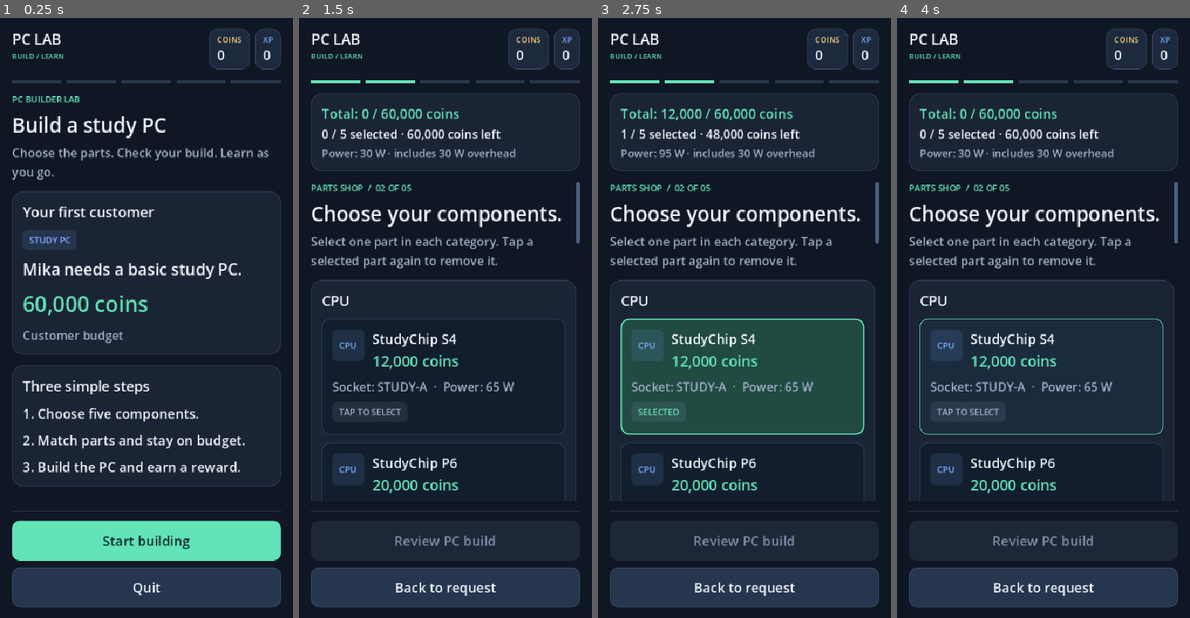
Above: before the commit, frames 1-4 (left to right).
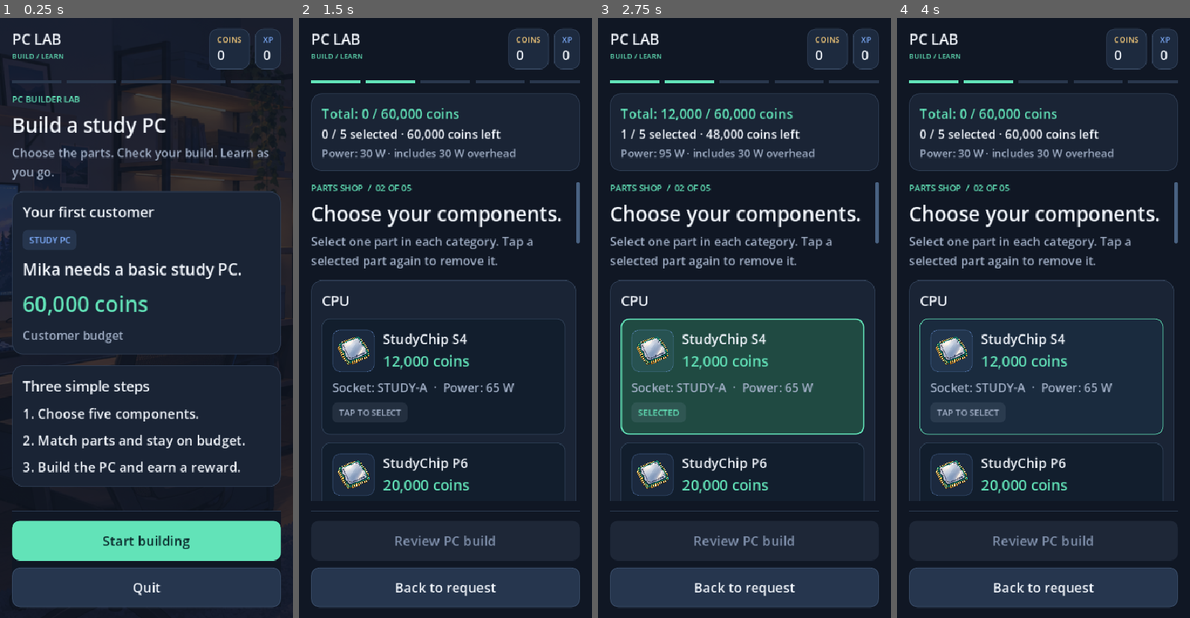
Above: after the commit, the same moments.

Repository: weebfetish/android-game
Game: Godot game, scene res://scenes/main.tscn
Two runs of this game, one before a commit and one after it. Both use one fixed random seed, a clock stepped at 60 frames per second and the inputs below.
Inputs (mouse positions are in pixels of both pictures, inside the frame that each line leads up to):
- Up to frame 1 (0.25 s): no input
- Up to frame 2 (1.5 s): click "Start building" at 0.5 s; click "Accept job" at 1.25 s
- Up to frame 3 (2.75 s): click (741, 378) at 2 s
- Up to frame 4 (4 s): click (1040, 498) at 2.75 s; click (1040, 378) at 3.5 s

The runs differ from the first frame. In frame 1, 4.1% of the frame differs, in the area x 0-100%, y 11-85%; in frame 2, 2.7%; in frame 3, 2.7%; in frame 4, 2.7%.

Commit message:
Integrate art assets and responsive visuals

Diff:
--- a/scripts/screens/customer_request.gd
+++ b/scripts/screens/customer_request.gd
@@ -1,6 +1,8 @@
 extends Control
 
 signal navigate(screen_name: String)
+
+var _portrait_frame: Control
 
 
 func _ready() -> void:
@@ -8,13 +10,38 @@
 		self, 1, "CUSTOMER REQUEST", "A desktop for studying",
 		"Help Mika get a reliable first PC."
 	)
-	var request := ScreenUI.card(body, GameState.customer_name)
-	request.add_child(ScreenUI.badge("STUDENT", ScreenUI.BLUE))
+	var request := ScreenUI.card(body, "")
+	var identity := HBoxContainer.new()
+	identity.name = "CustomerIdentityRow"
+	identity.add_theme_constant_override("separation", 16)
+	request.add_child(identity)
+	# A fixed frame keeps the large portrait from determining the page width.
+	_portrait_frame = Control.new()
+	_portrait_frame.name = "PortraitFrame"
+	_portrait_frame.clip_contents = true
+	_portrait_frame.size_flags_vertical = Control.SIZE_SHRINK_CENTER
+	identity.add_child(_portrait_frame)
+	var portrait := ArtAssets.texture_rect(ArtAssets.MIKA, Vector2.ZERO)
+	portrait.name = "MikaPortrait"
+	_portrait_frame.add_child(portrait)
+	portrait.set_anchors_and_offsets_preset(Control.PRESET_FULL_RECT)
+	_resize_portrait()
+	resized.connect(_resize_portrait)
+
+	var details := VBoxContainer.new()
+	details.name = "CustomerDetails"
+	details.size_flags_horizontal = Control.SIZE_EXPAND_FILL
+	details.add_theme_constant_override("separation", 8)
+	identity.add_child(details)
+	details.add_child(ScreenUI.label(GameState.customer_name, 28))
+	details.add_child(ScreenUI.badge("STUDENT", ScreenUI.BLUE))
+	details.add_child(ScreenUI.label("Budget", 18, ScreenUI.MUTED))
+	details.add_child(ScreenUI.label("%s coins" % ScreenUI.money(GameState.customer_budget), 24, ScreenUI.ACCENT))
 	request.add_child(ScreenUI.label(GameState.customer_request, 20))
-	request.add_child(ScreenUI.label("Budget", 18, ScreenUI.MUTED))
-	request.add_child(ScreenUI.label("%s coins" % ScreenUI.money(GameState.customer_budget), 32, ScreenUI.ACCENT))
 	request.add_child(ScreenUI.label("Reward on success", 18, ScreenUI.MUTED))
 	request.add_child(ScreenUI.label("+%s coins  ·  +%s XP" % [ScreenUI.money(GameState.reward_coins), ScreenUI.money(GameState.reward_xp)], 20, ScreenUI.WARNING))
+	UiMotion.fade_in(request.get_parent() as Control)
+	UiMotion.fade_slide(portrait)
 
 	var requirements := ScreenUI.card(body, "Your build checklist")
 	requirements.add_child(ScreenUI.label("CPU socket and RAM type match the motherboard.", 20))
@@ -34,6 +61,10 @@
 	actions.add_child(menu_button)
 
 
+func _resize_portrait() -> void:
+	_portrait_frame.custom_minimum_size = Vector2(96, 128) if ScreenUI.is_compact(self) else Vector2(120, 160)
+
+
 func _open_shop() -> void:
 	navigate.emit("parts_shop")
 
--- a/scripts/screens/result_screen.gd
+++ b/scripts/screens/result_screen.gd
@@ -58,6 +58,7 @@
 	style.content_margin_top = 16
 	style.content_margin_bottom = 16
 	var banner_panel: PanelContainer = banner.get_parent()
+	banner_panel.name = "ResultBanner"
 	banner_panel.add_theme_stylebox_override("panel", style)
 	banner.add_child(ScreenUI.badge("BUILD VERIFIED" if success else "BUILD NEEDS CHANGES", status_color))
 	banner.add_child(ScreenUI.label("SUCCESS" if success else "FAILURE", 32, status_color))
@@ -68,6 +69,8 @@
 		var issue_count: int = result.get("reasons", PackedStringArray()).size()
 		banner.add_child(ScreenUI.label("%d %s to fix." % [issue_count, "issue" if issue_count == 1 else "issues"], 24))
 		banner.add_child(ScreenUI.label("Change the highlighted parts, then check your PC again.", 20))
+	# A short fade marks the report without moving layout or delaying its buttons.
+	UiMotion.fade_in(banner_panel)
 
 
 func _add_checks(parent: Node, checks: Array) -> void:
--- /dev/null
+++ b/scripts/ui/art_assets.gd
@@ -0,0 +1,29 @@
+class_name ArtAssets
+extends RefCounted
+## Shared textures: each category image is reused by both part cards.
+
+const MIKA: Texture2D = preload("res://assets/characters/mika.png")
+const WORKSHOP: Texture2D = preload("res://assets/backgrounds/workshop_room.png")
+const PART_ICONS: Dictionary = {
+	"cpu": preload("res://assets/icons/cpu.png"),
+	"motherboard": preload("res://assets/icons/motherboard.png"),
+	"ram": preload("res://assets/icons/ram.png"),
+	"ssd": preload("res://assets/icons/ssd.png"),
+	"psu": preload("res://assets/icons/psu.png"),
+}
+
+
+static func component_icon(category: String) -> Texture2D:
+	return PART_ICONS.get(category)
+
+
+static func texture_rect(texture: Texture2D, minimum_size: Vector2) -> TextureRect:
+	var image := TextureRect.new()
+	image.texture = texture
+	# Source resolution must not force a large mobile layout.
+	image.expand_mode = TextureRect.EXPAND_IGNORE_SIZE
+	image.stretch_mode = TextureRect.STRETCH_KEEP_ASPECT_CENTERED
+	image.custom_minimum_size = minimum_size
+	image.mouse_filter = Control.MOUSE_FILTER_IGNORE
+	image.texture_filter = CanvasItem.TEXTURE_FILTER_LINEAR
+	return image
--- a/scripts/ui/part_choice_card.gd
+++ b/scripts/ui/part_choice_card.gd
@@ -5,6 +5,10 @@
 var _content: VBoxContainer
 var _selection_text: Label
 var _selection_badge: PanelContainer
+var _icon: TextureRect
+var _selection_tween: Tween
+var _last_selected: bool = false
+var _has_selection_state: bool = false
 
 
 func _init(part: PartData) -> void:
@@ -34,10 +38,18 @@
 	var heading := HBoxContainer.new()
 	heading.add_theme_constant_override("separation", 12)
 	_content.add_child(heading)
-	var tile := ScreenUI.badge(_component_code(part.category), ScreenUI.BLUE)
-	tile.custom_minimum_size = Vector2(48, 48)
-	tile.size_flags_vertical = Control.SIZE_SHRINK_BEGIN
-	heading.add_child(tile)
+	var icon_frame := PanelContainer.new()
+	icon_frame.name = "PartIconFrame"
+	icon_frame.custom_minimum_size = Vector2(64, 64)
+	icon_frame.size_flags_vertical = Control.SIZE_SHRINK_BEGIN
+	var icon_style := _card_style(Color(ScreenUI.BLUE, 0.08), Color(ScreenUI.BLUE, 0.25))
+	for side in ["left", "top", "right", "bottom"]:
+		icon_style.set("content_margin_" + side, 6)
+	icon_frame.add_theme_stylebox_override("panel", icon_style)
+	heading.add_child(icon_frame)
+	_icon = ArtAssets.texture_rect(ArtAssets.component_icon(part.category), Vector2(52, 52))
+	_icon.name = "PartIcon"
+	icon_frame.add_child(_icon)
 	var name_and_price := VBoxContainer.new()
 	name_and_price.size_flags_horizontal = Control.SIZE_EXPAND_FILL
 	name_and_price.add_theme_constant_override("separation", 4)
@@ -73,6 +85,25 @@
 func _update_selection_badge(selected: bool) -> void:
 	_selection_text.text = "SELECTED" if selected else "TAP TO SELECT"
 	_selection_text.add_theme_color_override("font_color", ScreenUI.ACCENT if selected else ScreenUI.MUTED)
+	# The first update restores saved selections without playing an animation.
+	if not _has_selection_state:
+		_has_selection_state = true
+		_last_selected = selected
+		return
+	if selected == _last_selected:
+		return
+	_last_selected = selected
+	_reset_selection_pop()
+	if selected and is_inside_tree():
+		_icon.pivot_offset = _icon.size * 0.5
+		_selection_tween = UiMotion.pop(_icon)
+
+
+func _reset_selection_pop() -> void:
+	if _selection_tween != null and _selection_tween.is_valid():
+		_selection_tween.kill()
+	_selection_tween = null
+	_icon.scale = Vector2.ONE
 
 
 func _ignore_mouse_on_children(parent: Node) -> void:
@@ -82,10 +113,6 @@
 		_ignore_mouse_on_children(child)
 
 
-func _component_code(category: String) -> String:
-	return "MB" if category == "motherboard" else category.to_upper()
-
-
 func _card_style(fill: Color, border: Color, border_width: int = 1) -> StyleBoxFlat:
 	var style := StyleBoxFlat.new()
 	style.bg_color = fill
--- a/scripts/ui/screen_ui.gd
+++ b/scripts/ui/screen_ui.gd
@@ -23,6 +23,8 @@
 	background.mouse_filter = Control.MOUSE_FILTER_IGNORE
 	background.set_anchors_and_offsets_preset(Control.PRESET_FULL_RECT)
 	root.add_child(background)
+	if step == 0 or step == 1:
+		_add_workshop_background(root)
 
 	var margin := MarginContainer.new()
 	margin.set_anchors_and_offsets_preset(Control.PRESET_FULL_RECT)
@@ -94,6 +96,20 @@
 	return body
 
 
+static func _add_workshop_background(root: Control) -> void:
+	var image := ArtAssets.texture_rect(ArtAssets.WORKSHOP, Vector2.ZERO)
+	image.name = "WorkshopBackground"
+	image.stretch_mode = TextureRect.STRETCH_KEEP_ASPECT_COVERED
+	image.set_anchors_and_offsets_preset(Control.PRESET_FULL_RECT)
+	root.add_child(image)
+	var overlay := ColorRect.new()
+	overlay.name = "WorkshopOverlay"
+	overlay.color = Color(BACKGROUND, 0.80)
+	overlay.mouse_filter = Control.MOUSE_FILTER_IGNORE
+	overlay.set_anchors_and_offsets_preset(Control.PRESET_FULL_RECT)
+	root.add_child(overlay)
+
+
 static func is_compact(root: Control) -> bool:
 	return root.size.x < COMPACT_WIDTH
 
--- /dev/null
+++ b/scripts/ui/ui_motion.gd
@@ -0,0 +1,30 @@
+class_name UiMotion
+extends RefCounted
+## Short, one-shot presentation tweens. No motion changes game state.
+
+
+static func fade_in(target: Control, duration: float = 0.18) -> Tween:
+	target.modulate.a = 0.0
+	var tween := target.create_tween()
+	tween.tween_property(target, "modulate:a", 1.0, duration)
+	return tween
+
+
+static func fade_slide(target: Control, distance: float = 6.0, duration: float = 0.22) -> Tween:
+	# Use inside a plain Control frame so containers still own page layout.
+	var resting_position := target.position
+	target.position.y += distance
+	target.modulate.a = 0.0
+	var tween := target.create_tween().set_parallel(true)
+	tween.set_trans(Tween.TRANS_SINE).set_ease(Tween.EASE_OUT)
+	tween.tween_property(target, "position", resting_position, duration)
+	tween.tween_property(target, "modulate:a", 1.0, duration)
+	return tween
+
+
+static func pop(target: Control) -> Tween:
+	target.scale = Vector2.ONE
+	var tween := target.create_tween().set_trans(Tween.TRANS_SINE)
+	tween.tween_property(target, "scale", Vector2.ONE * 1.06, 0.08).set_ease(Tween.EASE_OUT)
+	tween.tween_property(target, "scale", Vector2.ONE, 0.12).set_ease(Tween.EASE_IN_OUT)
+	return tween
--- a/tests/run_tests.gd
+++ b/tests/run_tests.gd
@@ -4,6 +4,15 @@
 
 const Catalog = preload("res://scripts/data/parts_catalog.gd")
 const Validator = preload("res://scripts/build_validator.gd")
+const ART_PATHS: Dictionary = {
+	"cpu": "res://assets/icons/cpu.png",
+	"motherboard": "res://assets/icons/motherboard.png",
+	"ram": "res://assets/icons/ram.png",
+	"ssd": "res://assets/icons/ssd.png",
+	"psu": "res://assets/icons/psu.png",
+	"mika": "res://assets/characters/mika.png",
+	"workshop": "res://assets/backgrounds/workshop_room.png",
+}
 
 var _checks: int = 0
 var _failures: int = 0
@@ -19,6 +28,7 @@
 	await process_frame
 	_test_catalog()
 	_test_validation()
+	_test_art_assets()
 	var state: Node = root.get_node_or_null("GameState")
 	_check(state != null, "GameState autoload is available")
 	if state != null:
@@ -27,6 +37,7 @@
 		await _test_pc_build_slots(state)
 		await _test_scene_flow(state)
 		await _test_responsive_pages(state)
+		await _test_art_pages(state)
 	print("\nPrototype tests: %d checks, %d failures." % [_checks, _failures])
 	quit(0 if _failures == 0 else 1)
 
@@ -410,6 +421,169 @@
 	_check(_selected_choices_have_badges(main, state), "Returning from a failed portrait build preserves selected cards")
 
 
+func _test_art_assets() -> void:
+	for key in ART_PATHS:
+		var path: String = ART_PATHS[key]
+		_check(ResourceLoader.exists(path), "%s art exists at its normalized PNG path" % key)
+		var texture: Texture2D = load(path) as Texture2D
+		_check(texture != null, "%s art imports as a Texture2D" % key)
+		if texture == null:
+			continue
+		var cached: Texture2D
+		var limit: int = 256
+		if key == "mika":
+			cached = ArtAssets.MIKA
+			limit = 512
+		elif key == "workshop":
+			cached = ArtAssets.WORKSHOP
+			limit = 1280
+		else:
+			cached = ArtAssets.component_icon(key)
+		_check(cached == texture, "%s art uses the shared cached texture" % key)
+		_check(texture.get_width() > 0 and texture.get_height() > 0 and texture.get_width() <= limit and texture.get_height() <= limit,
+			"%s imported texture stays within its %d-pixel limit" % [key, limit])
+		# Compare with the source PNG without loading it as a runtime resource.
+		var source := Image.new()
+		var source_error: Error = source.load_png_from_buffer(FileAccess.get_file_as_bytes(path))
+		var imported_aspect: float = float(texture.get_width()) / texture.get_height()
+		var source_aspect: float = float(source.get_width()) / maxi(1, source.get_height())
+		_check(source_error == OK and not source.is_empty() and absf(imported_aspect - source_aspect) < 0.01,
+			"%s texture import preserves the source aspect ratio" % key)
+
+
+func _test_art_pages(state: Node) -> void:
+	# Keep the original fast button flow unchanged. These extra checks wait only
+	# when they inspect the final appearance of a short entry animation.
+	var previous_size: Vector2i = root.size
+	var previous_scale_size: Vector2i = root.content_scale_size
+	for viewport_size in [Vector2i(1180, 780), Vector2i(360, 800), Vector2i(440, 900)]:
+		root.content_scale_size = viewport_size
+		root.size = viewport_size
+		state.start_new_request()
+		var menu: Control = load("res://scenes/screens/main_menu.tscn").instantiate()
+		root.add_child(menu)
+		await _advance_frames()
+		_check_workshop_background(menu)
+		menu.queue_free()
+		await _advance_frames()
+
+		var request: Control = load("res://scenes/screens/customer_request.tscn").instantiate()
+		root.add_child(request)
+		await _advance_frames()
+		await create_timer(0.3).timeout
+		_check_workshop_background(request)
+		_check_customer_portrait(request, state)
+		request.queue_free()
+		await _advance_frames()
+
+		_select_state_parts(state, _parts())
+		var shop: Control = load("res://scenes/screens/parts_shop.tscn").instantiate()
+		root.add_child(shop)
+		await _advance_frames()
+		_check_part_icons(shop)
+		await _test_selection_motion(shop, state)
+		shop.queue_free()
+		await _advance_frames()
+
+		for success in [true, false]:
+			state.start_new_request()
+			_select_state_parts(state, _parts() if success else _parts("cpu_s4", "board_a", "ram_ddr5"))
+			state.evaluate_build()
+			var result: Control = load("res://scenes/screens/result_screen.tscn").instantiate()
+			root.add_child(result)
+			await _advance_frames()
+			await _check_result_motion(result, success)
+			result.queue_free()
+			await _advance_frames()
+	state.start_new_request()
+	root.size = previous_size
+	root.content_scale_size = previous_scale_size
+	await _advance_frames()
+
+
+func _check_workshop_background(page: Control) -> void:
+	var background: TextureRect = page.find_child("WorkshopBackground", true, false) as TextureRect
+	var overlay: ColorRect = page.find_child("WorkshopOverlay", true, false) as ColorRect
+	_check(background != null and background.texture == ArtAssets.WORKSHOP and background.expand_mode == TextureRect.EXPAND_IGNORE_SIZE and background.stretch_mode == TextureRect.STRETCH_KEEP_ASPECT_COVERED,
+		"The workshop background fills the page while preserving its aspect ratio")
+	_check(background != null and overlay != null and background.mouse_filter == Control.MOUSE_FILTER_IGNORE and overlay.mouse_filter == Control.MOUSE_FILTER_IGNORE,
+		"The workshop art and dark overlay leave UI input available")
+	_check(overlay != null and overlay.color.a >= 0.65 and overlay.color.a <= 0.9 and overlay.get_global_rect().encloses(Rect2(Vector2.ZERO, Vector2(root.size))),
+		"A full-page dark overlay keeps workshop text readable")
+
+
+func _check_customer_portrait(page: Control, state: Node) -> void:
+	var portrait: TextureRect = page.find_child("MikaPortrait", true, false) as TextureRect
+	var frame: Control = page.find_child("PortraitFrame", true, false) as Control
+	var details: Control = page.find_child("CustomerDetails", true, false) as Control
+	var request_text: Label = _find_label(page, state.customer_request)
+	_check(portrait != null and portrait.texture == ArtAssets.MIKA and portrait.stretch_mode == TextureRect.STRETCH_KEEP_ASPECT_CENTERED and portrait.expand_mode == TextureRect.EXPAND_IGNORE_SIZE and portrait.mouse_filter == Control.MOUSE_FILTER_IGNORE,
+		"Mika's portrait uses the cached art without stretching or taking input")
+	_check(frame != null and portrait != null and frame.get_global_rect().encloses(portrait.get_global_rect()) and portrait.modulate.a >= 0.99,
+		"Mika's short entrance settles inside the portrait frame")
+	_check(frame != null and details != null and not frame.get_global_rect().intersects(details.get_global_rect()) and request_text != null and request_text.get_global_rect().position.y >= frame.get_global_rect().end.y - 1,
+		"The portrait does not overlap Mika's details or customer request")
+	var scroll: ScrollContainer = page.find_child("PageScroll", true, false) as ScrollContainer
+	var body: Control = page.find_child("PageBody", true, false) as Control
+	_check(scroll != null and body != null and _content_fits_width(body, scroll.get_global_rect()),
+		"The illustrated customer request fits the current page width")
+
+
+func _check_part_icons(shop: Control) -> void:
+	var correct_textures: bool = true
+	var safe_display: bool = true
+	for category in Catalog.CATEGORIES:
+		var expected: Texture2D = ArtAssets.component_icon(category)
+		for part in Catalog.get_parts(category):
+			var choice: Button = shop.find_child(part.id, true, false) as Button
+			var icon: TextureRect = choice.find_child("PartIcon", true, false) as TextureRect if choice != null else null
+			if icon == null:
+				correct_textures = false
+				safe_display = false
+				continue
+			correct_textures = correct_textures and icon.texture == expected
+			safe_display = safe_display and icon.stretch_mode == TextureRect.STRETCH_KEEP_ASPECT_CENTERED and icon.expand_mode == TextureRect.EXPAND_IGNORE_SIZE and icon.mouse_filter == Control.MOUSE_FILTER_IGNORE and icon.size.x <= 64 and icon.size.y <= 64
+	_check(correct_textures, "All ten part cards use the correct shared category icon texture")
+	_check(safe_display, "Part icons stay small, preserve aspect ratio, and leave button input available")
+
+
+func _test_selection_motion(shop: Control, state: Node) -> void:
+	var first: Button = shop.find_child("cpu_s4", true, false) as Button
+	var other: Button = shop.find_child("cpu_p6", true, false) as Button
+	_check(first != null and other != null, "Both CPU cards are available for rapid selection")
+	if first == null or other == null:
+		return
+	var first_bounds: Rect2 = first.get_global_rect()
+	var other_bounds: Rect2 = other.get_global_rect()
+	# Each signal is handled immediately, even if the previous pop is active.
+	for choice in [first, first, other, first, first, first]:
+		choice.pressed.emit()
+	var selected: PartData = state.selected_parts.get("cpu")
+	_check(selected != null and selected.id == "cpu_s4" and first.button_pressed and not other.button_pressed,
+		"Rapid selection and deselection leaves the last requested CPU selected")
+	await create_timer(0.25).timeout
+	var icons_settled: bool = true
+	for icon in shop.find_children("PartIcon", "TextureRect", true, false):
+		icons_settled = icons_settled and icon.scale.is_equal_approx(Vector2.ONE)
+	_check(icons_settled and _selected_choices_have_badges(shop, state),
+		"Selection pops settle at normal scale with the correct selected badges")
+	_check(first.get_global_rect().is_equal_approx(first_bounds) and other.get_global_rect().is_equal_approx(other_bounds),
+		"Selection animations keep both CPU button bounds unchanged")
+
+
+func _check_result_motion(page: Control, success: bool) -> void:
+	var banner: Control = page.find_child("ResultBanner", true, false) as Control
+	var action: Button = page.find_child("RewardButton" if success else "EditPartsButton", true, false) as Button
+	_check(banner != null and action != null and not action.disabled,
+		"The %s report has an enabled action during its entrance" % ["success" if success else "failure"])
+	if banner == null:
+		return
+	var before: Rect2 = banner.get_global_rect()
+	await create_timer(0.25).timeout
+	_check(banner.modulate.a >= 0.99 and banner.get_global_rect().is_equal_approx(before),
+		"The %s report fades in without moving its banner" % ["success" if success else "failure"])
+
+
 func _check_page_layout(main: Node, page_name: String, button_names: Array[String]) -> void:
 	var scroll: ScrollContainer = main.find_child("PageScroll", true, false) as ScrollContainer
 	var body: Control = main.find_child("PageBody", true, false) as Control
Renamed: assets/backgrounds/workshop_room.png.png -> assets/backgrounds/workshop_room.png
Not shown, added: assets/backgrounds/workshop_room.png.import
Renamed: assets/characters/mika.png.png -> assets/characters/mika.png
Not shown, added: assets/characters/mika.png.import
Renamed: assets/icons/cpu.png.png -> assets/icons/cpu.png
Not shown, added: assets/icons/cpu.png.import
Renamed: assets/icons/motherboard.png.png -> assets/icons/motherboard.png
Not shown, added: assets/icons/motherboard.png.import
Renamed: assets/icons/psu.png.png -> assets/icons/psu.png
Not shown, added: assets/icons/psu.png.import
Renamed: assets/icons/ram.png.png -> assets/icons/ram.png
Not shown, added: assets/icons/ram.png.import
(and 5 more such lines)
